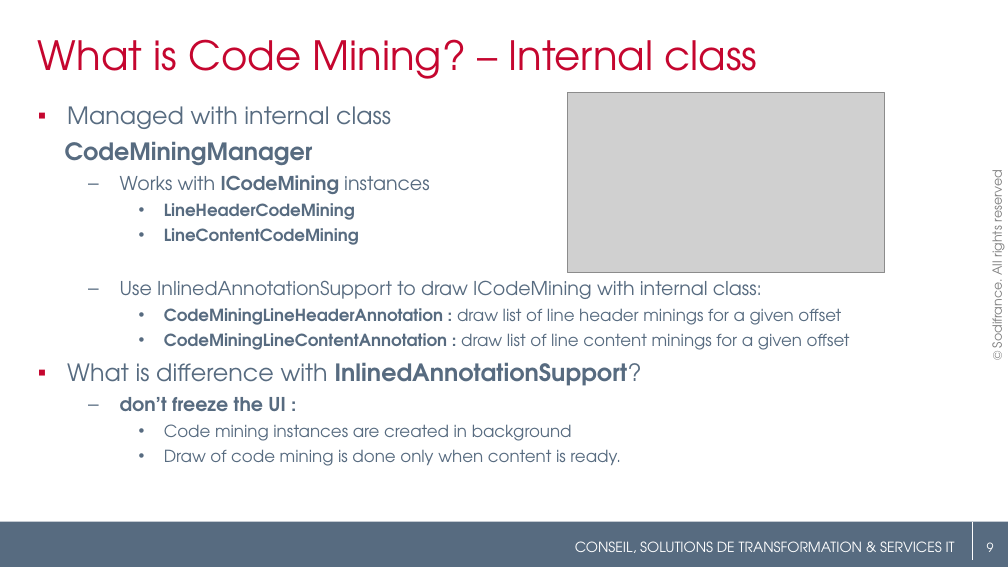
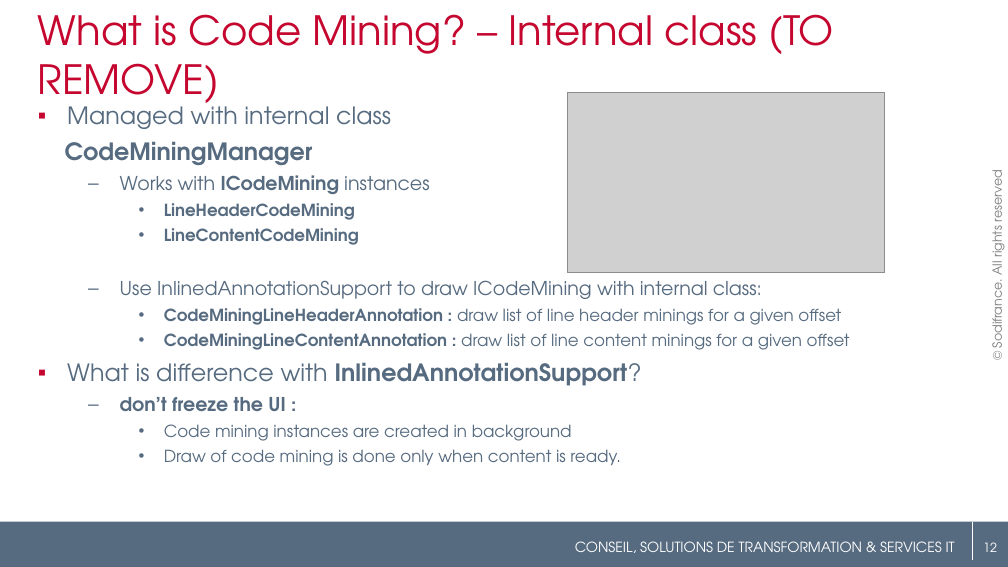
Before and after one commit to angelozerr/EclipseConFrance2018, a slide deck: slide 12 of EclipseConFrance2018_CodeMining.pptx (slide 9 before the commit). Drawn at 1008x567 pixels with LibreOffice and Linux fonts; fonts in the diff are those of the drawing; grey boxes stand for pictures; background and template pictures are left out. Boxes give left, top, right and bottom in pixels: in the first picture for what was removed or moved away, otherwise in the second. Text is boxed around its words. In the diff, an @@ line names an element or a change of style, - is before the commit and + after.

```diff
--- a/EclipseConFrance2018_CodeMining.pptx
+++ b/EclipseConFrance2018_CodeMining.pptx
@@ title at <box>38,14,834,112</box>: text changed @@
-What is Code Mining? – Internal class
+What is Code Mining? – Internal class (TO REMOVE)
@@ page number at <box>983,542,997,552</box>: text changed @@
-9
+12
```
Also in this commit, not shown: 11 other slides changed, 5 slides added.
